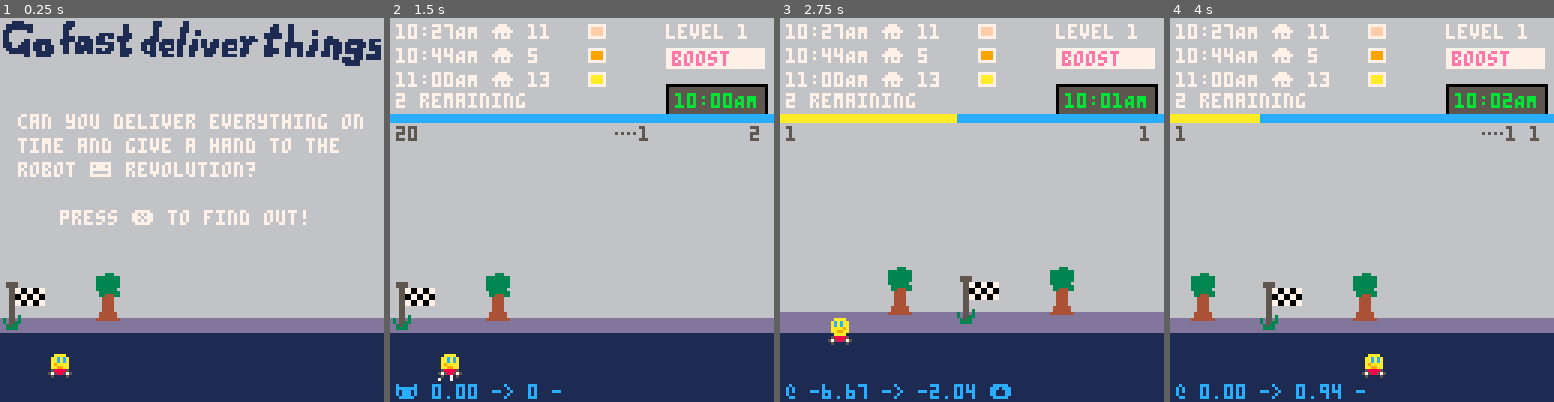
Above: before the commit, frames 1-4 (left to right).
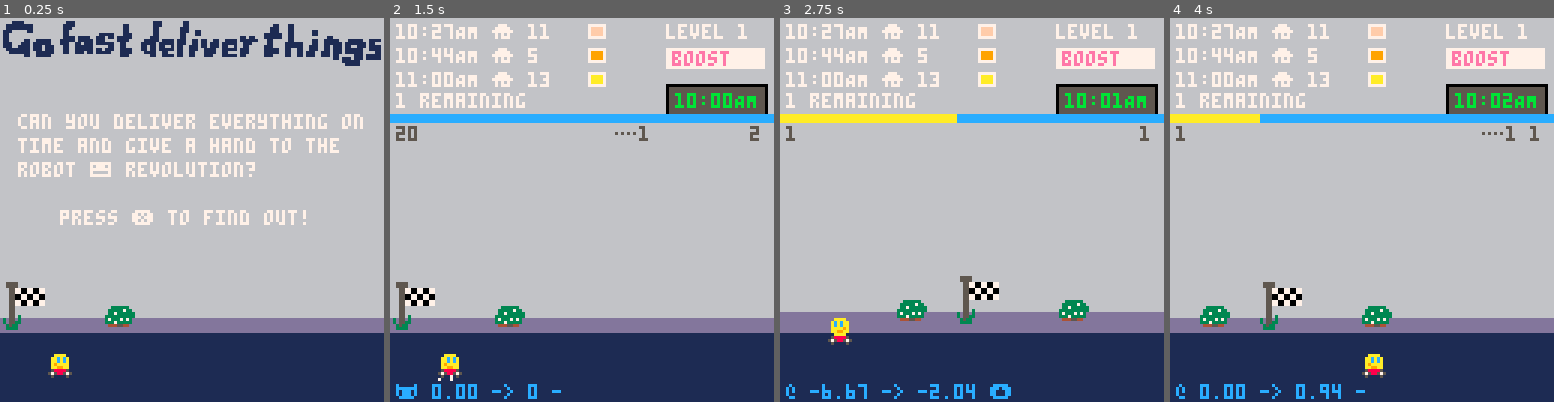
Above: after the commit, the same moments.

Repository: broquaint/pico8-carts
Game: PICO-8 cartridge racer.p8
Same seed, same stepped clock (60 frames per second), same inputs: the game is played once before the commit and once after it.
Inputs:
- Up to frame 1 (0.25 s): no input
- Up to frame 2 (1.5 s): tap O (Z key) at 0.33, 0.7, 1.43 s; tap X (X key) at 1.07 s
- Up to frame 3 (2.75 s): hold Left 1.97-2.37 s; tap X (X key) at 2.07, 2.4, 2.73 s; tap O (Z key) at 2.22 s; hold Down from 2.42 s (still down)
- Up to frame 4 (4 s): release Down at 2.82 s; hold Right 2.87-3.53 s; tap X (X key) at 3.07, 3.4, 3.73 s; tap O (Z key) at 3.1, 3.98 s; hold Up from 3.58 s (still down)

The runs differ from the first frame. In frame 1, 0.8% of the frame differs, in the area x 25-36%, y 66-81%; in frame 2, 0.9%; in frame 3, 1.7%, in the area x 1-81%, y 19-79%; in frame 4, 1.7%.

Commit message:
Rudimentary end game state
Not much of an ending but it's something.

Diff:
--- a/racer.p8
+++ b/racer.p8
@@ -121,11 +121,11 @@
 end
 
 levels = {
-   make_level(20, 600,  5,  12),
-   make_level(25, 700,  7,  12),
-   make_level(30, 800,  9,  11),
-   make_level(35, 900,  11, 10),
-   make_level(40, 1000, 13, 10),
+   make_level(20, 600,  4,  12),
+   make_level(27, 700,  6,  12),
+   make_level(33, 800,  8,  11),
+   make_level(39, 900,  9,  10),
+   make_level(44, 1000, 10, 10),
 }
 
 current_level = 1
@@ -588,6 +588,9 @@
       init_game(levels[current_level])
       music(0)
       game_state = game_state_delivering
+   elseif game_state == game_state_complete and btnp(b_x) then
+      current_level = 1
+      game_state = game_state_menu
    end
 
    -- Don't consider speed as it hasn't yet been calculated
@@ -768,7 +771,11 @@
                local del_count = count(level.deliveries, function(d) return d.delivered end)
                if #level.deliveries == del_count then
                   level.complete_at = level.t
-                  game_state = game_state_level_done
+                  if current_level < #levels then
+                     game_state = game_state_level_done
+                  else
+                     game_state = game_state_complete
+                  end
                end
                return
             end
@@ -784,7 +791,7 @@
 end
 
 function _update()
-   if game_state == game_state_delivering or game_state == game_state_level_done then
+   if game_state == game_state_delivering or game_state == game_state_level_done or game_state == game_state_complete then
       update_scene()
 
       update_car()
@@ -1110,6 +1117,11 @@
    render_sprite(s, car.x, car.y, flip)
 end
 
+function draw_ending()
+   rectfill(8, 8, 96, 120, dim_grey)
+   print('the day is done, go and rest', 10, 32, white)
+end
+
 function _draw()
    cls(silver)
 
@@ -1123,6 +1135,8 @@
 
    if game_state == game_state_delivering or game_state == game_state_level_done then
       draw_ewe_ai()
+   elseif game_state == game_state_complete then
+      draw_ending()
    elseif game_state == game_state_menu then
       render_sprite(spr_title, 0, 0)
       -- print('can you do all your deliveries', 2, 32, white)
